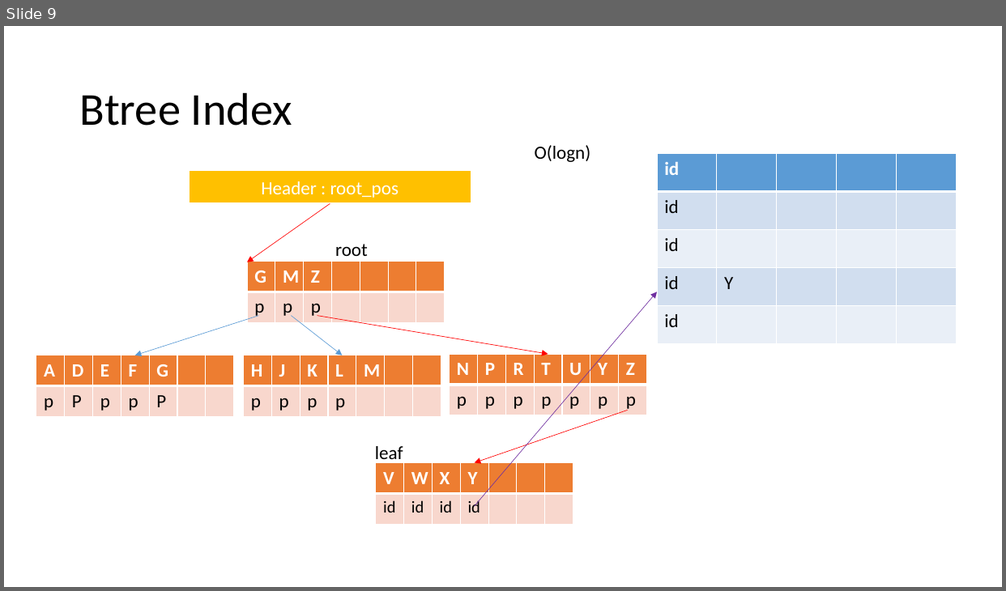
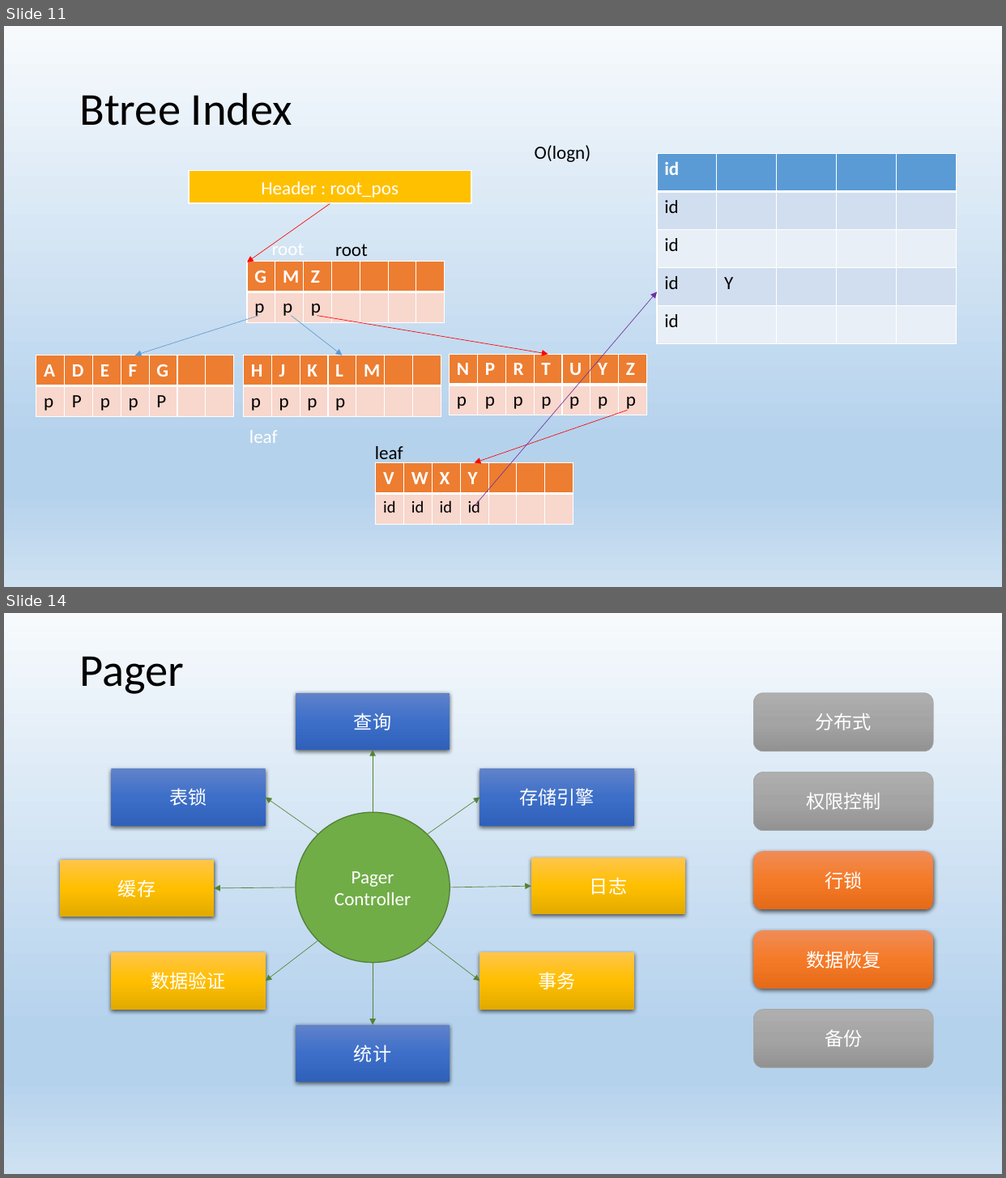
Before and after one commit to zoujunrong/weclu, a slide deck: weclu.pptx. Shown one above the other, each under a label of ours: slide 9 before the commit, slides 11 and 14 after it; the slides between them are not shown. The pictures are 1006x591 and 1006x1178 pixels, drawn with LibreOffice and Linux fonts; fonts in the diff are those of the drawing. Boxes give left, top, right and bottom in pixels: in the first picture for what was removed or moved away, otherwise in the second. Text is boxed around its words. In the diff, an @@ line names an element or a change of style, - is before the commit and + after.

```diff
--- a/weclu.pptx
+++ b/weclu.pptx
@@ slide 14 added at (x1=4, y1=613, x2=1002, y2=1174), background gradient #F7FAFD to #B5D2EC to #CEE1F2 @@
@@ text added at (x1=80, y1=656, x2=185, y2=694), 44 pt, text #000000 @@
+Pager
@@ rectangle added at (x1=296, y1=693, x2=450, y2=750), fill gradient #6183CB to #3E70CA to #3062BB, 18 pt, text #FFFFFF @@
+查询
@@ rounded rectangle added at (x1=753, y1=693, x2=933, y2=752), fill gradient #AFAFAF to #A5A5A5 to #939393, outline #A5A5A5 0.5 pt, 18 pt, text #FFFFFF @@
+分布式
@@ arrow added from (373, 812) to (373, 750), #548235 0.5 pt @@
@@ rectangle added at (x1=111, y1=769, x2=266, y2=825), fill gradient #6183CB to #3E70CA to #3062BB, 18 pt, text #FFFFFF @@
+表锁
@@ rectangle added at (x1=480, y1=769, x2=634, y2=825), fill gradient #6183CB to #3E70CA to #3062BB, 18 pt, text #FFFFFF @@
+存储引擎
@@ rounded rectangle added at (x1=753, y1=773, x2=933, y2=831), fill gradient #AFAFAF to #A5A5A5 to #939393, outline #A5A5A5 0.5 pt, 18 pt, text #FFFFFF @@
+权限控制
@@ arrow added from (318, 835) to (266, 797), #548235 0.5 pt @@
@@ arrow added from (427, 835) to (480, 797), #548235 0.5 pt @@
@@ ellipse added at (x1=296, y1=812, x2=450, y2=963), fill #70AD47, outline #538035 1 pt, 18 pt, text #FFFFFF @@
+Pager Controller
@@ rounded rectangle added at (x1=753, y1=851, x2=933, y2=909), fill gradient #F18C57 to #F67B28 to #E56C19, 18 pt, text #FFFFFF @@
+行锁
@@ rectangle added at (x1=60, y1=860, x2=215, y2=917), fill gradient #FFC64B to #FFC000 to #E3AB00, 18 pt, text #FFFFFF @@
+缓存
@@ rectangle added at (x1=531, y1=858, x2=685, y2=914), fill gradient #FFC64B to #FFC000 to #E3AB00, 18 pt, text #FFFFFF @@
+日志
@@ arrow added from (296, 888) to (215, 888), #548235 0.5 pt @@
@@ arrow added from (450, 888) to (531, 886), #548235 0.5 pt @@
@@ arrow added from (318, 941) to (266, 982), #548235 0.5 pt @@
@@ arrow added from (427, 941) to (480, 982), #548235 0.5 pt @@
@@ rounded rectangle added at (x1=753, y1=931, x2=933, y2=989), fill gradient #F18C57 to #F67B28 to #E56C19, 18 pt, text #FFFFFF @@
+数据恢复
@@ rectangle added at (x1=111, y1=953, x2=266, y2=1010), fill gradient #FFC64B to #FFC000 to #E3AB00, 18 pt, text #FFFFFF @@
+数据验证
@@ arrow added from (373, 963) to (373, 1025), #548235 0.5 pt @@
@@ rectangle added at (x1=480, y1=953, x2=634, y2=1010), fill gradient #FFC64B to #FFC000 to #E3AB00, 18 pt, text #FFFFFF @@
+事务
@@ rectangle added at (x1=296, y1=1025, x2=450, y2=1082), fill gradient #6183CB to #3E70CA to #3062BB, 18 pt, text #FFFFFF @@
+统计
@@ rounded rectangle added at (x1=753, y1=1010, x2=933, y2=1068), fill gradient #AFAFAF to #A5A5A5 to #939393, outline #A5A5A5 0.5 pt, 18 pt, text #FFFFFF @@
+备份
@@ what was slide 9 is now slide 11 @@
@@ slide 11 changed as well @@
@@ background #FFFFFF to gradient #F7FAFD to #B5D2EC to #CEE1F2 @@
@@ text added at (x1=249, y1=430, x2=278, y2=443), 18 pt, text #FFFFFF @@
+leaf
```
Also in this commit, not shown: 12 other slides changed, 7 other slides added, 1 slide removed, 9 other files.
